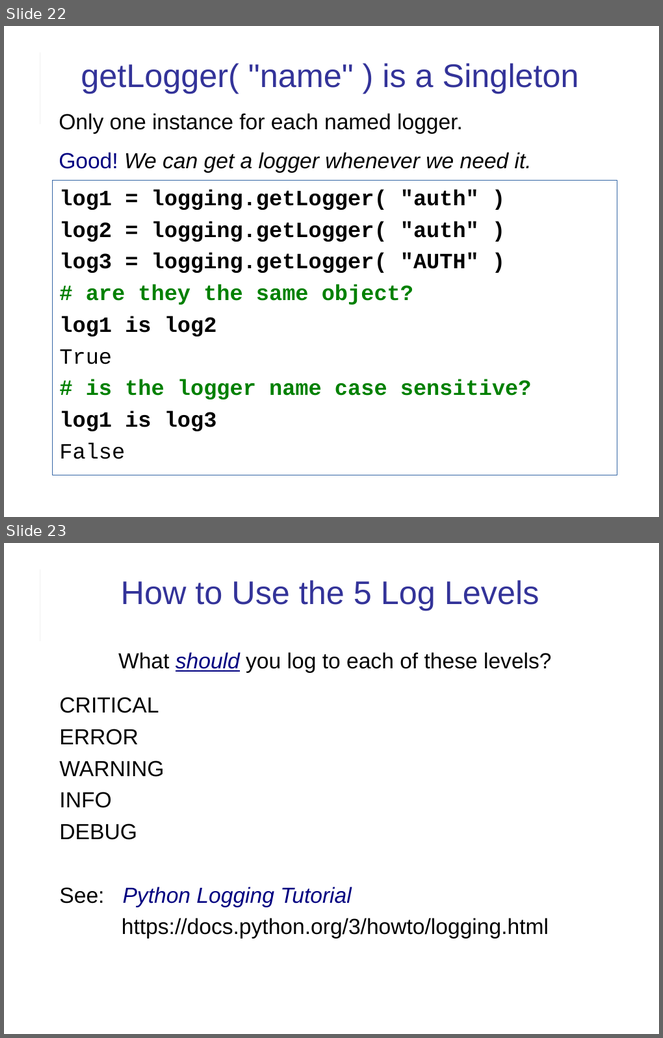
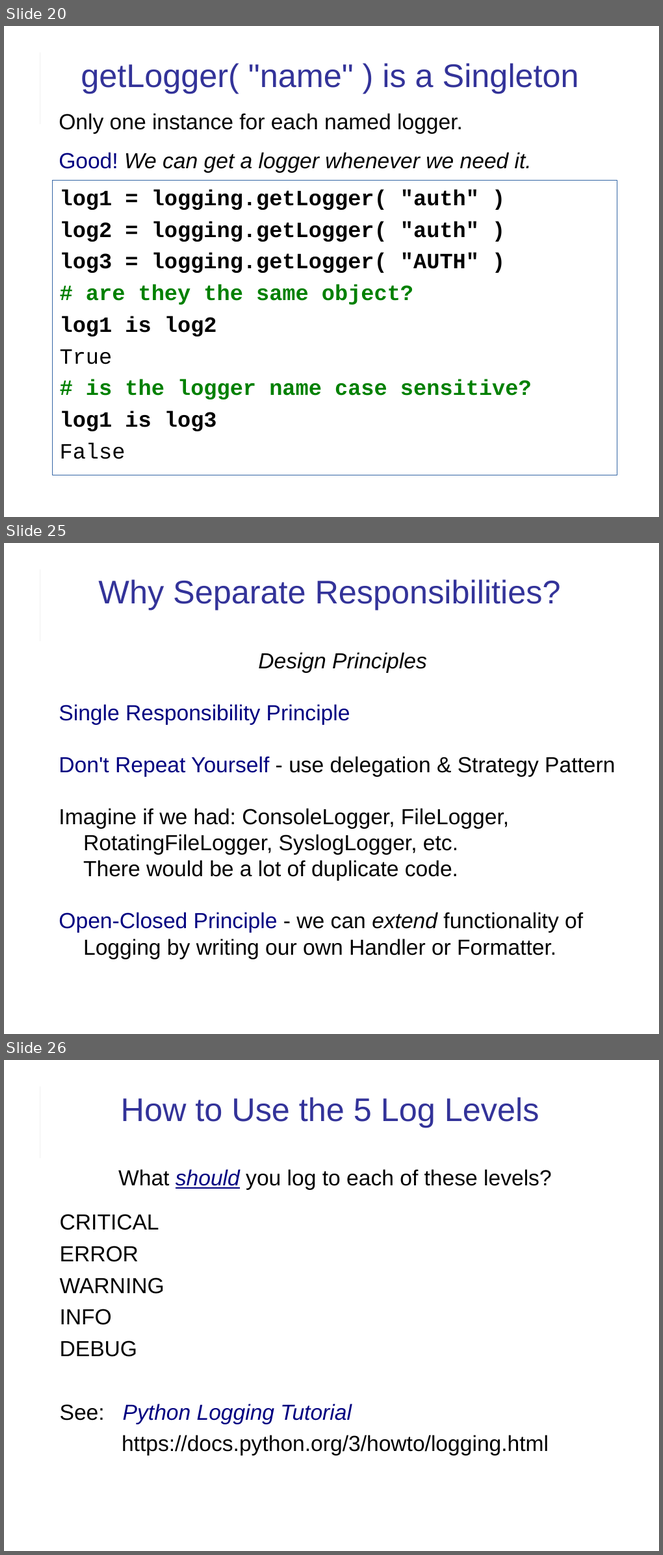
Before and after one commit to cpske/ISP, a slide deck: logging/Logging.ppt. Shown one above the other, each under a label of ours: slides 22 and 23 before the commit, slides 20, 25 and 26 after it; the slides between them are not shown. The pictures are 663x1038 and 663x1555 pixels, drawn with LibreOffice and Linux fonts; fonts in the diff are those of the drawing. Boxes give left, top, right and bottom in pixels: in the first picture for what was removed or moved away, otherwise in the second. Text is boxed around its words. In the diff, an @@ line names an element or a change of style, - is before the commit and + after.

Commit message:
update logging slides

```diff
--- a/logging/Logging.ppt
+++ b/logging/Logging.ppt
@@ slide 25 added at (4,543,659,1034), background #FFFFFF; not listed: 2 template elements that a slide beside it also shows @@
@@ title added at (98,579,561,610), 36 pt, text #333399 @@
+Why Separate Responsibilities?
@@ text added at (59,652,615,960), 24 pt, text #000000 @@
+Design Principles
+Single Responsibility Principle
+Don't Repeat Yourself - use delegation & Strategy Pattern
+Imagine if we had: ConsoleLogger, FileLogger, RotatingFileLogger, SyslogLogger, etc.
+There would be a lot of duplicate code.
+Open-Closed Principle - we can extend functionality of Logging by writing our own Handler or Formatter.
@@ what was slide 22 is now slide 20 @@
@@ what was slide 23 is now slide 26 @@
```
Also in this commit, not shown: 4 slides changed, 4 other slides added, 1 slide removed, 1 other file.
